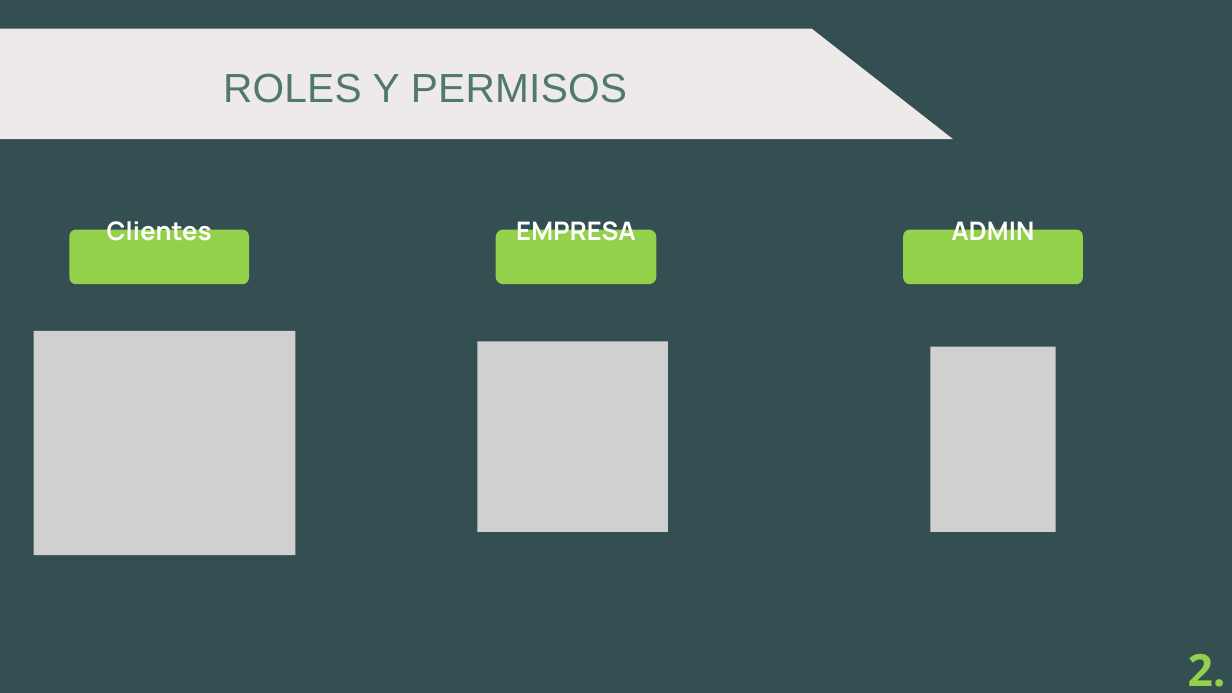
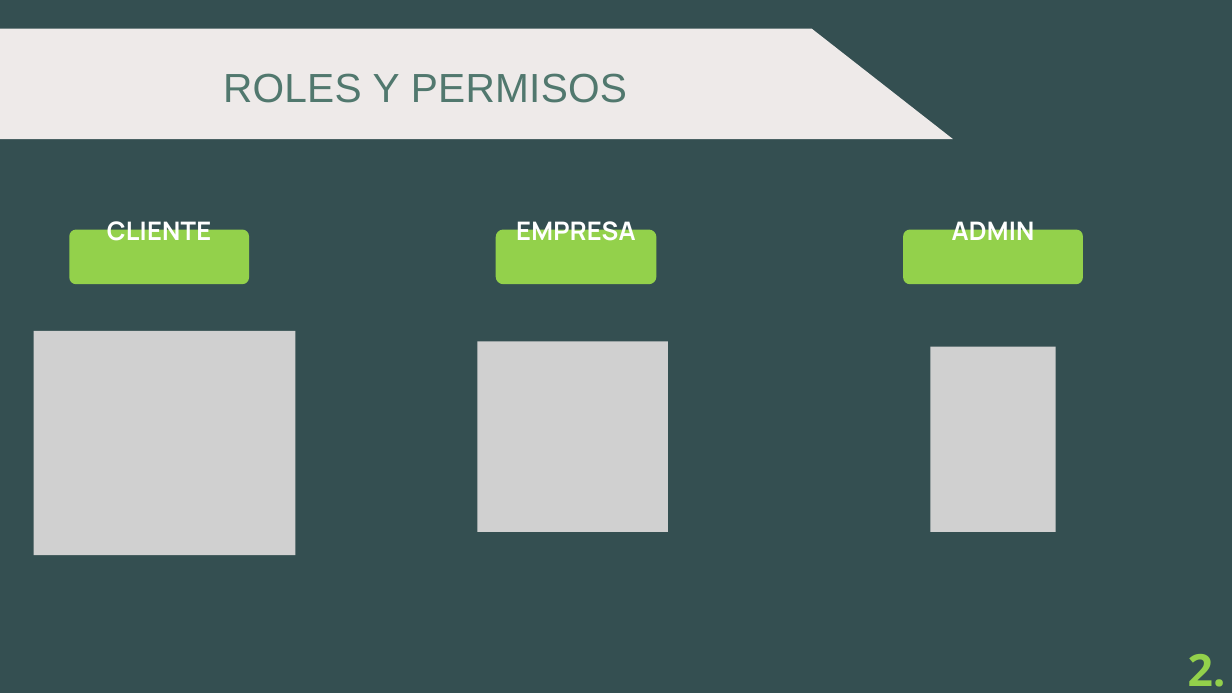
Before and after one commit to egilp04/TFG_Cuidados, a slide deck: slide 4 of documentacion_extra/presentacion/cuidaDos.pptx. Drawn at 1232x693 pixels with LibreOffice and Linux fonts; fonts in the diff are those of the drawing; grey boxes stand for pictures. Boxes give left, top, right and bottom in pixels: in the first picture for what was removed or moved away, otherwise in the second. Text is boxed around its words. In the diff, an @@ line names an element or a change of style, - is before the commit and + after.

```diff
--- a/documentacion_extra/presentacion/cuidaDos.pptx
+++ b/documentacion_extra/presentacion/cuidaDos.pptx
@@ text at bbox=[107, 217, 211, 241]: text changed @@
-Clientes
+CLIENTE
```
Also in this commit, not shown: 2 other slides changed, 1 other file.
